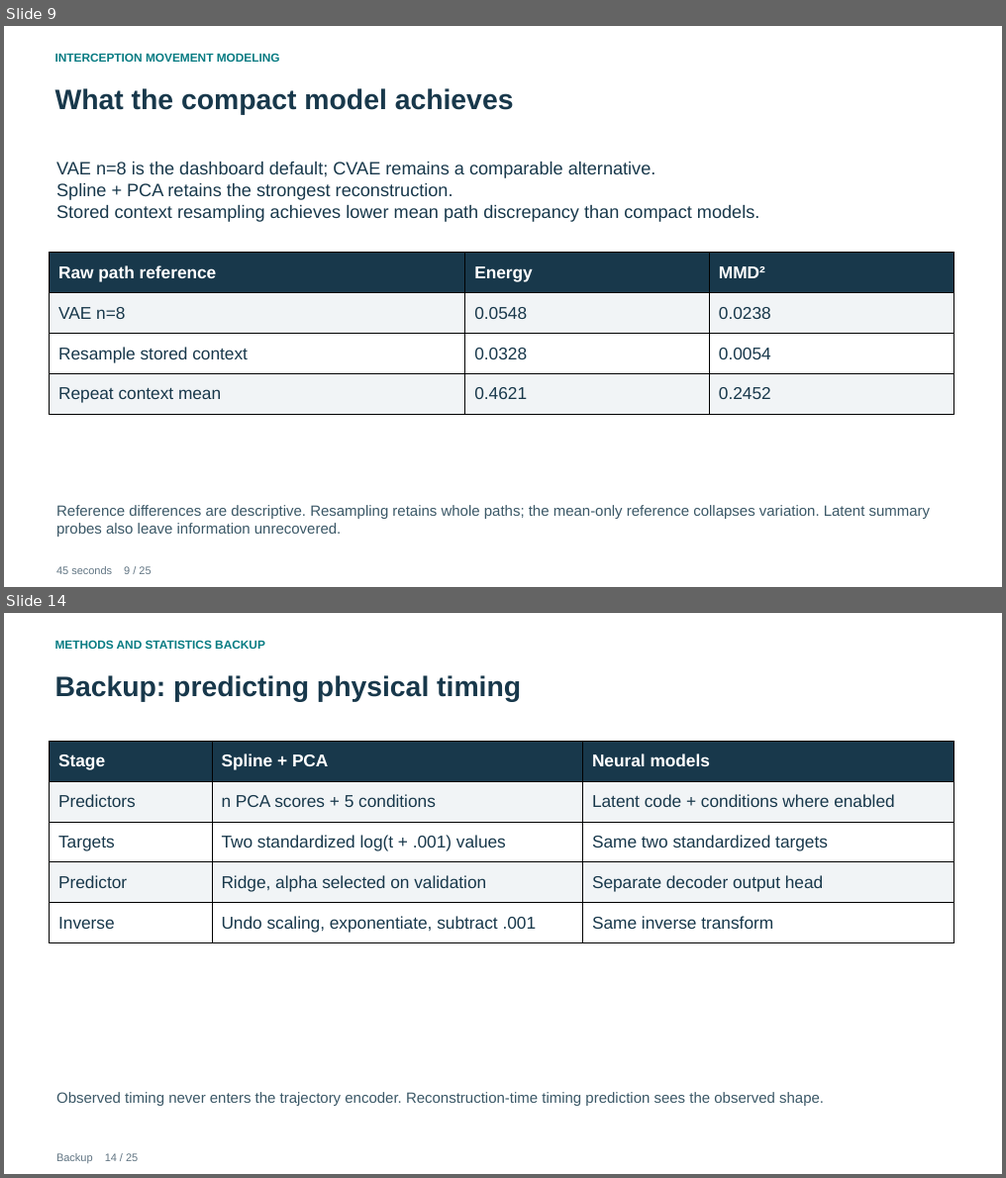
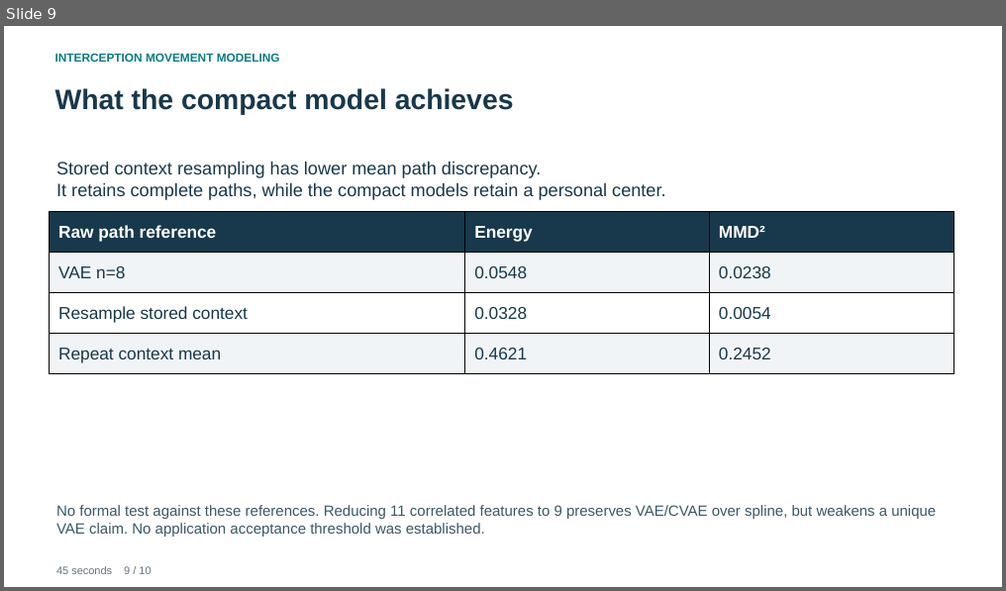
Before and after one commit to pazflashner/interception-movements-dl, a slide deck: production/Interception_Movements_Course_Presentation.pptx. Shown one above the other, each under a label of ours: slides 9 and 14 before the commit, slide 9 after it; the slides between them are not shown. The pictures are 1006x1178 and 1006x591 pixels, drawn with LibreOffice and Linux fonts; fonts in the diff are those of the drawing. Boxes give left, top, right and bottom in pixels: in the first picture for what was removed or moved away, otherwise in the second. Text is boxed around its words. In the diff, an @@ line names an element or a change of style, - is before the commit and + after.

Commit message:
Add visual course report and training-only feature redundancy sensitivity

```diff
--- a/production/Interception_Movements_Course_Presentation.pptx
+++ b/production/Interception_Movements_Course_Presentation.pptx
@@ slide 14 removed at (4, 613, 1002, 1174), background #FFFFFF @@
@@ text removed at (55, 640, 265, 649) @@
-METHODS AND STATISTICS BACKUP
@@ text removed at (55, 675, 521, 701) @@
-Backup: predicting physical timing
@@ table removed at (49, 741, 952, 944), 5 rows, 3 columns @@
-Stage | Spline + PCA | Neural models
-Predictors | n PCA scores + 5 conditions | Latent code + conditions where enabled
-Targets | Two standardized log(t + .001) values | Same two standardized targets
-Predictor | Ridge, alpha selected on validation | Separate decoder output head
-Inverse | Undo scaling, exponentiate, subtract .001 | Same inverse transform
@@ text removed at (56, 1092, 824, 1106) @@
-Observed timing never enters the trajectory encoder. Reconstruction-time timing prediction sees the observed shape.
@@ text removed at (56, 1154, 138, 1163) @@
-Backup 14 / 25
@@ slide 9 changed as well @@
@@ text at (56, 162, 665, 200): text changed @@
-VAE n=8 is the dashboard default; CVAE remains a comparable alternative.
-Spline + PCA retains the strongest reconstruction.
-Stored context resampling achieves lower mean path discrepancy than compact models.
+Stored context resampling has lower mean path discrepancy.
+It retains complete paths, while the compact models retain a personal center.
@@ table: place and size @@
-table at (49, 252, 953, 414)
+table at (49, 212, 953, 374)
@@ text at (56, 505, 936, 537): text changed @@
-Reference differences are descriptive. Resampling retains whole paths; the mean-only reference collapses variation. Latent summary probes also leave information unrecovered.
+No formal test against these references. Reducing 11 correlated features to 9 preserves VAE/CVAE over spline, but weakens a unique VAE claim. No application acceptance threshold was established.
@@ text at (56, 567, 151, 574): text changed @@
-45 seconds 9 / 25
+45 seconds 9 / 10
```
Also in this commit, not shown: 7 other slides changed, 2 slides added, 16 other slides removed, 47 other files.
